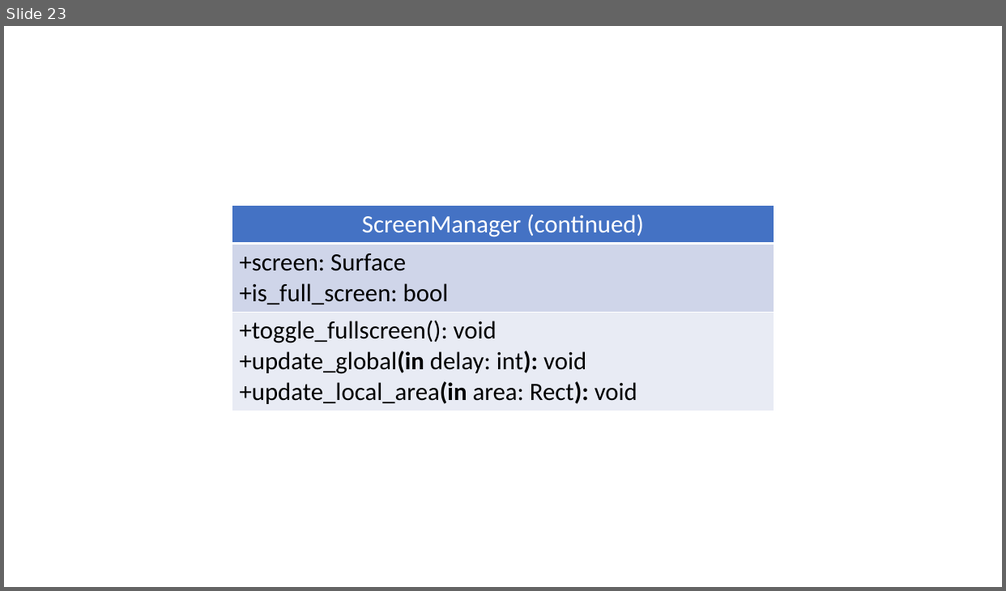
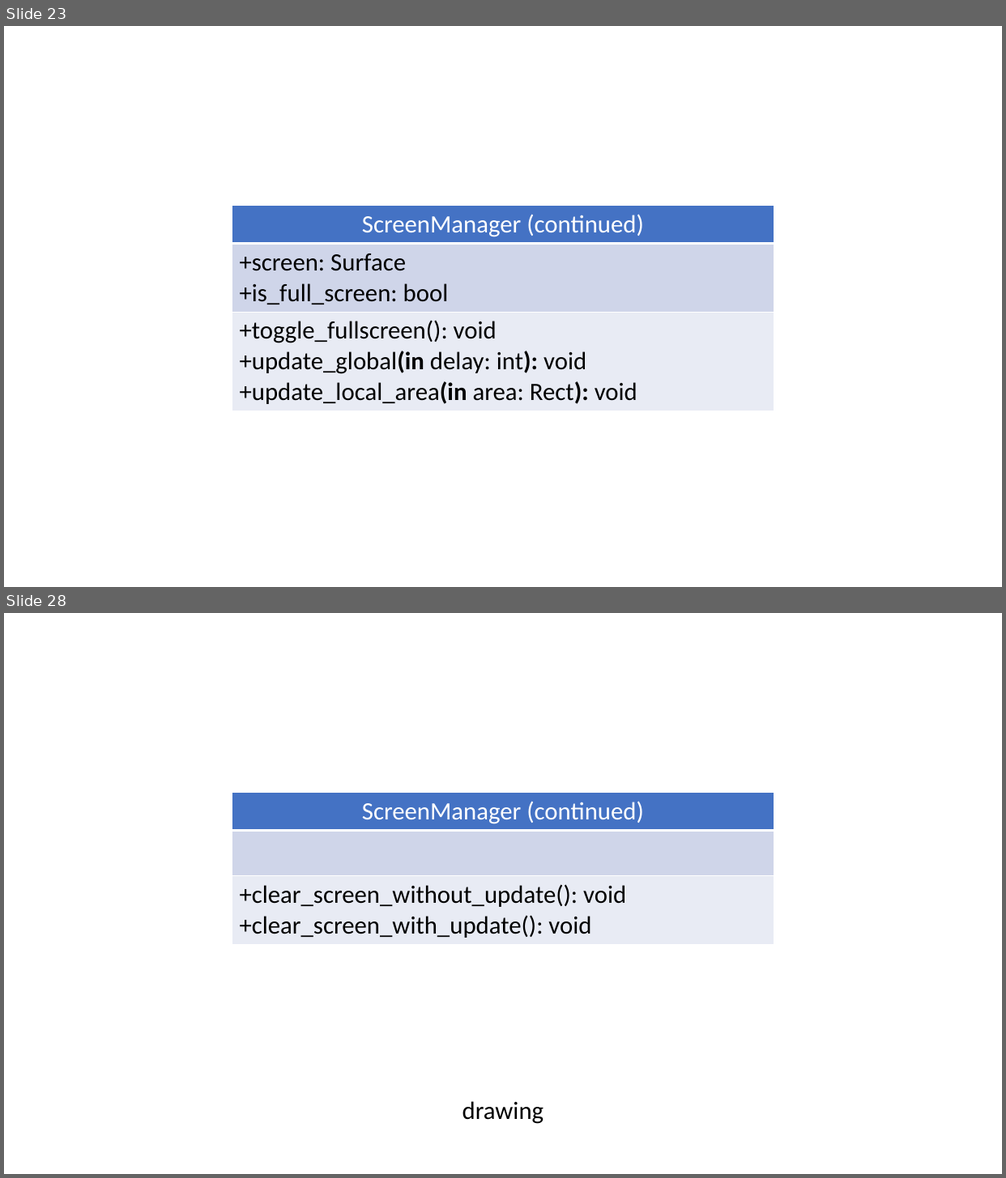
Before and after one commit to wertolf/vocabulary-builder, a slide deck: documentation/diagrams.pptx. Shown one above the other, each under a label of ours: slide 23 before the commit, slides 23 and 28 after it; the slides between them are not shown. The pictures are 1006x591 and 1006x1178 pixels, drawn with LibreOffice and Linux fonts; fonts in the diff are those of the drawing. Boxes give left, top, right and bottom in pixels: in the first picture for what was removed or moved away, otherwise in the second. Text is boxed around its words. In the diff, an @@ line names an element or a change of style, - is before the commit and + after.

```diff
--- a/documentation/diagrams.pptx
+++ b/documentation/diagrams.pptx
@@ slide 28 added at box(4, 613, 1002, 1174), background #FFFFFF @@
@@ table added at box(232, 793, 774, 943), 3 rows, 1 columns @@
+ScreenManager (continued)
+
++clear_screen_without_update(): void / +clear_screen_with_update(): void
@@ text added at box(462, 1101, 544, 1124), 24 pt, text #000000 @@
+drawing
```
Also in this commit, not shown: 5 other slides added, 26 other files.
